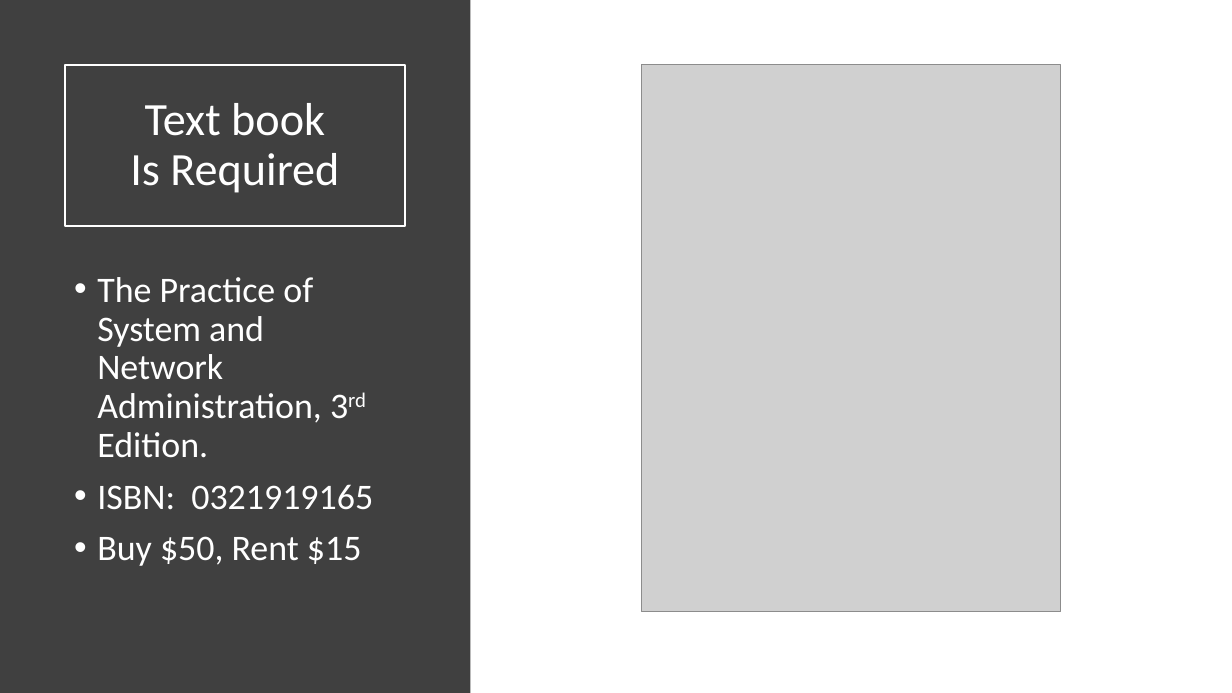
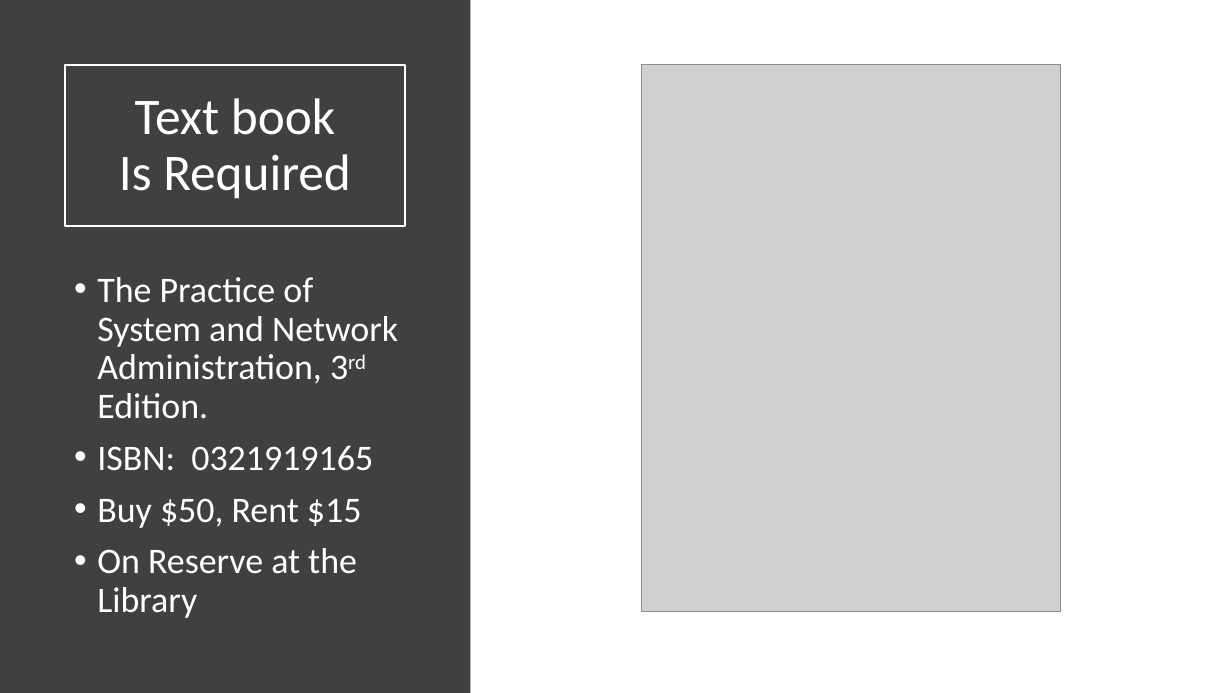
Before and after one commit to orstewar/ist346-content, a slide deck: slide 7 of content/01-introduction-to-course.pptx (slide 5 before the commit). Drawn at 1232x693 pixels with LibreOffice and Linux fonts; fonts in the diff are those of the drawing; grey boxes stand for pictures. Boxes give left, top, right and bottom in pixels: in the first picture for what was removed or moved away, otherwise in the second. Text is boxed around its words. In the diff, an @@ line names an element or a change of style, - is before the commit and + after.

```diff
--- a/content/01-introduction-to-course.pptx
+++ b/content/01-introduction-to-course.pptx
@@ title "Text book Is Required" at (65,65,405,226): size 36 to 40 pt @@
@@ text at (97,548,357,618): paragraph added @@
+• On Reserve at the Library
```
Also in this commit, not shown: 6 other slides changed, 4 slides added, 6 slides removed, 2 other files.
